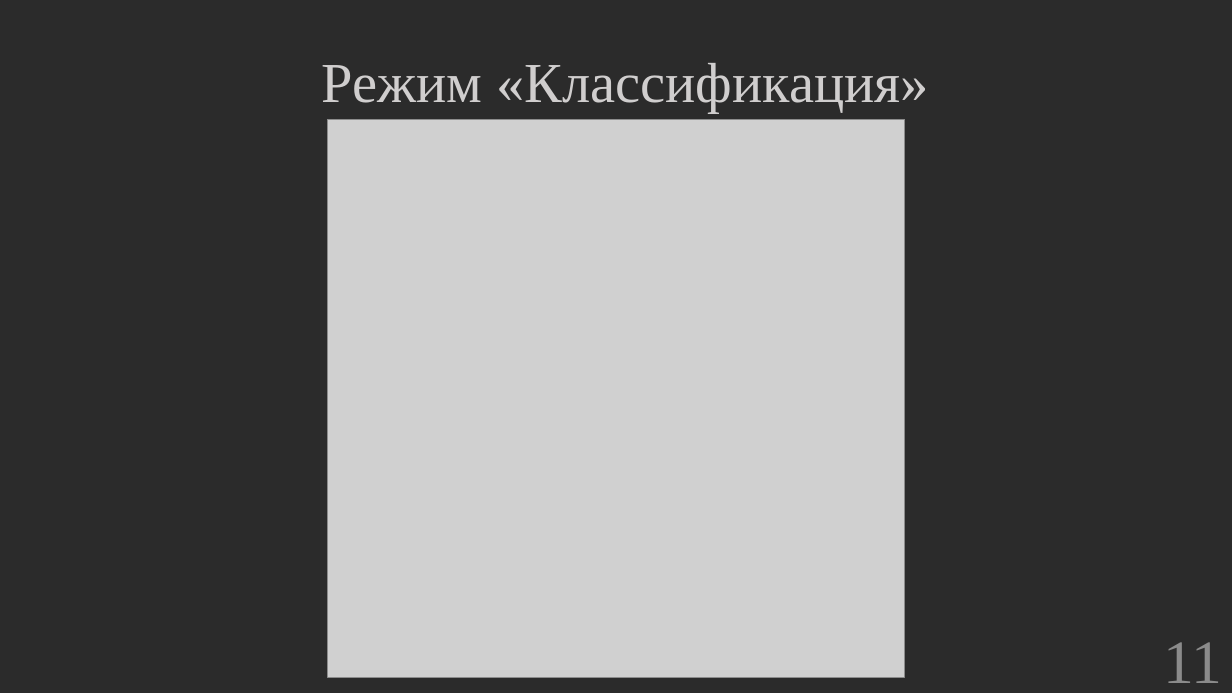
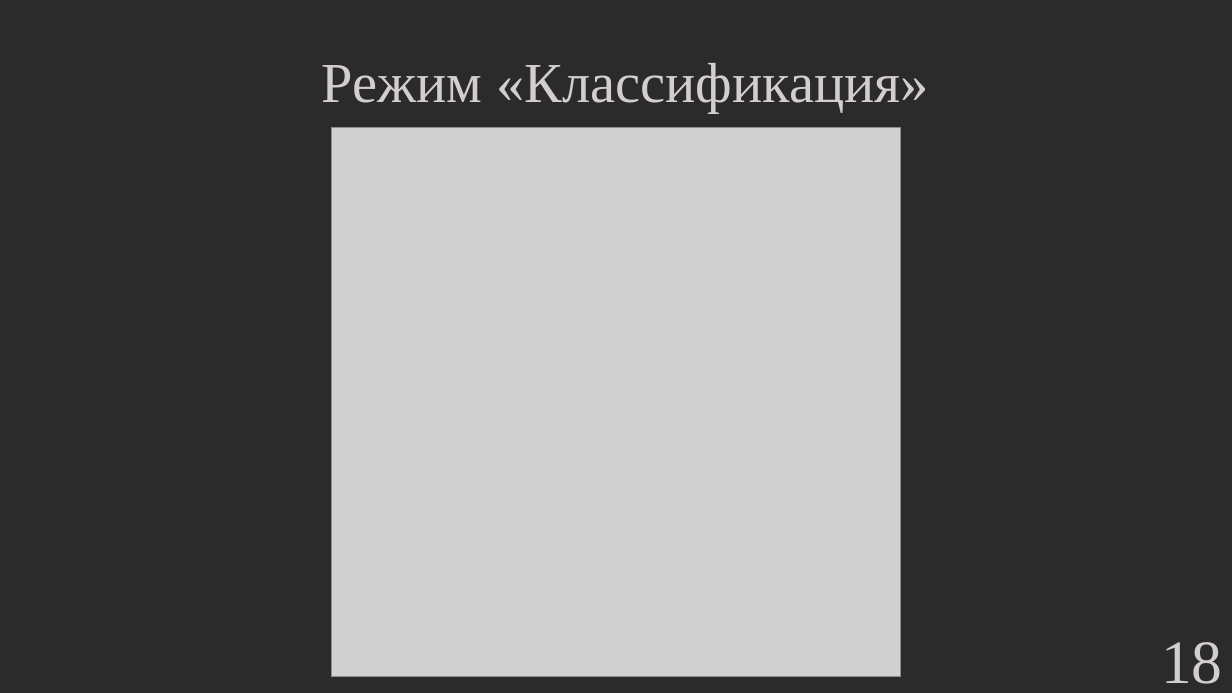
Before and after one commit to hetikk/diplom, a slide deck: slide 18 of docs/Презентация.pptx (slide 11 before the commit). Drawn at 1232x693 pixels with LibreOffice and Linux fonts; fonts in the diff are those of the drawing; grey boxes stand for pictures; background and template pictures are left out; a plain dark background stands for a picture behind light text. Boxes give left, top, right and bottom in pixels: in the first picture for what was removed or moved away, otherwise in the second. Text is boxed around its words. In the diff, an @@ line names an element or a change of style, - is before the commit and + after.

```diff
--- a/docs/Презентация.pptx
+++ b/docs/Презентация.pptx
@@ picture: place and size @@
-picture at (327,119,905,677)
+picture at (332,128,900,676)
@@ page number at (1161,642,1223,684): text changed; text colour #8C8C8C to #D0CECE @@
-11
+18
```
Also in this commit, not shown: 6 other slides changed, 15 slides added, 5 slides removed, 4 other files.
